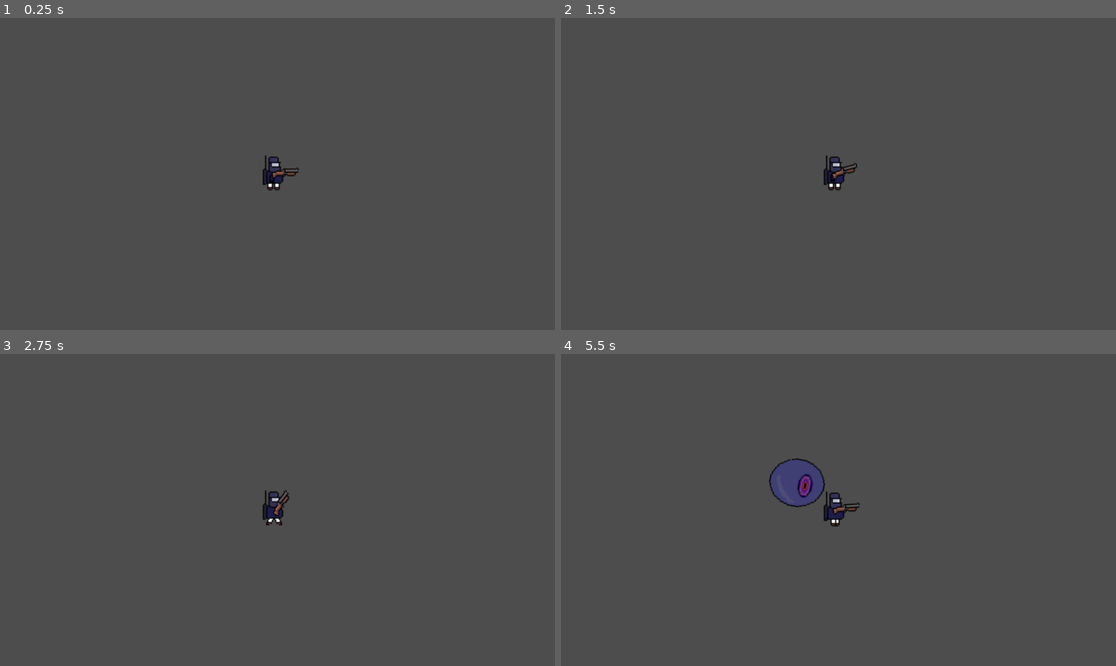
Above: before the commit, frames 1-4 (two rows, left to right).
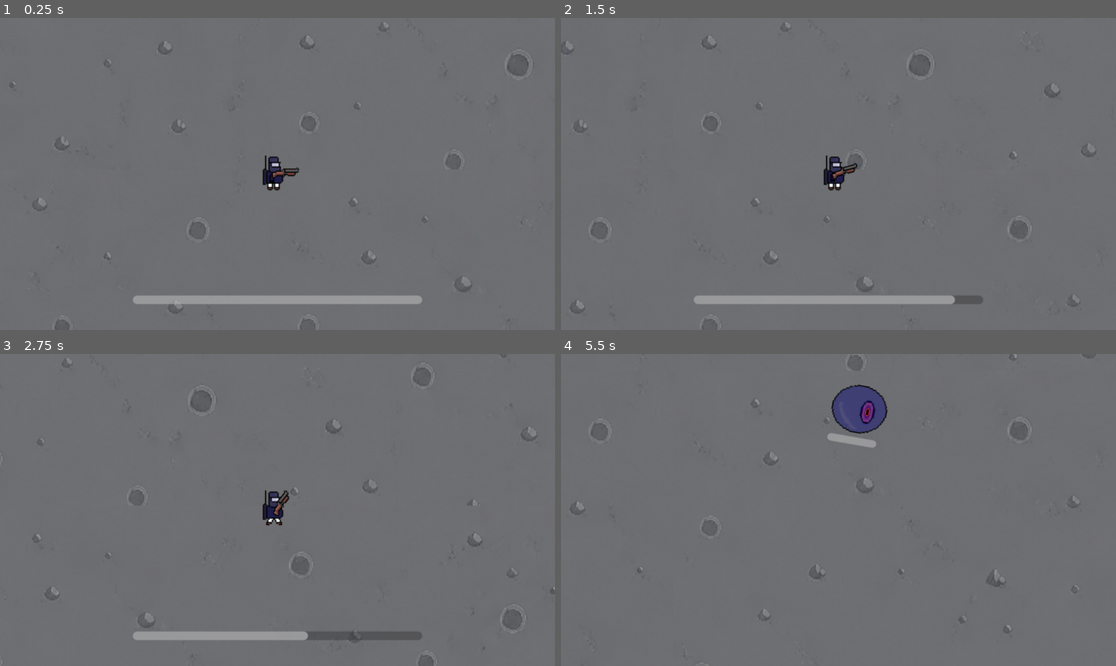
Above: after the commit, the same moments.

Repository: Albertvdw2001/buckshot-bob-gj-1
Game: Godot game, scene res://scenes/main.tscn
The game is run twice, just before and just after one commit, with the same random seed, the same clock (stepped at 60 frames per second) and the same inputs. The engine's default icon, where the game draws it, is replaced by a stand-in: a white triangle on a blue panel in a dark square.
Inputs (mouse positions are in pixels of both pictures, inside the frame that each line leads up to):
- Up to frame 1 (0.25 s): no input
- Up to frame 2 (1.5 s): tap Enter (ui_accept) at 0.5, 0.77 s; move the mouse to (960, 158) at 0.52 s; hold Right (ui_right) 0.53-1.25 s; hold Space (dash, bound only after the commit) 0.53-1.25 s; click (960, 158) at 0.67 s; drag from (727, 189) to (1115, 130) at 1.27 s
- Up to frame 3 (2.75 s): tap Enter (ui_accept) at 2 s; move the mouse to (333, 441) at 2.02 s; hold Right (ui_right) from 2.03 s (still down); hold Space (dash, bound only after the commit) from 2.03 s (still down)
- Up to frame 4 (5.5 s): release Right (ui_right) at 2.75 s; release Space (dash, bound only after the commit) at 2.75 s; drag from (810, 572) to (672, 463) at 2.77 s; move the mouse to (1005, 556) at 3.52 s; hold Left (ui_left) 3.53-4.25 s; hold Space (dash, bound only after the commit) 3.53-4.25 s; tap Enter (ui_accept) at 3.77 s; drag from (672, 463) to (755, 432) at 4.27 s; move the mouse to (866, 510) at 5.02 s; hold Down (ui_down) from 5.03 s (still down); hold Space (dash, bound only after the commit) from 5.03 s (still down); click (866, 510) at 5.17 s

The runs differ from the first frame. In frame 1, 98% of the frame differs, in the area x 0-100%, y 0-100%; in frame 2, 98%; in frame 3, 98%; in frame 4, 99%.

Commit message:
Game Jam Crunch sesh: Added dashing; background; and much more

Diff:
--- a/project.godot
+++ b/project.godot
@@ -64,6 +64,11 @@
 "events": [Object(InputEventMouseButton,"resource_local_to_scene":false,"resource_name":"","device":-1,"window_id":0,"a …(253 unchanged characters)…
 ]
 }
+dash={
+"deadzone": 0.2,
+"events": [Object(InputEventKey,"resource_local_to_scene":false,"resource_name":"","device":-1,"window_id":0,"alt_pressed":false,"shift_pressed":false,"ctrl_pressed":false,"meta_pressed":false,"pressed":false,"keycode":0,"physical_keycode":32,"key_label":0,"unicode":32,"location":0,"echo":false,"script":null)
+]
+}
 
 [rendering]
 
--- a/scenes/characters/enemy/enemy.gd
+++ b/scenes/characters/enemy/enemy.gd
@@ -17,6 +17,7 @@
 
 @onready var collision: CollisionPolygon2D = $CollisionPolygon2D
 @onready var anim_sprite: AnimatedSprite2D = $AnimatedSprite2D
+@onready var health_bar: ProgressBar = $HealthBar
 
 @export var size: sizes
 @export var num_split: int = 2
@@ -25,23 +26,32 @@
 @export var child_size_type: PackedScene = null
 var player: Player
 
+var inv_timer: float = 0.7
+
 func _ready() -> void:
 	move_speed = size_speed_map[size]
 	health = size_health_map[size]
+	health_bar.max_value = health
+	set_health_bar(health)
 
 func _process(delta: float) -> void:
+	if inv_timer > 0:
+		inv_timer -= delta
 	if health <= 0:
 		split()
 		die()
 	move_to_player(delta)
 
 func take_damage(amount: int):
+	if inv_timer > 0:
+		return
 	health -= amount
+	set_health_bar(health)
 
 func die():
-	if anim_sprite.animation != "dead":
-		anim_sprite.animation = "dead"
-	player.adjust_health(1)
+	#if anim_sprite.animation != "dead":
+#		anim_sprite.animation = "dead"
+	player.take_damage(-1)
 	queue_free()
 
 func move_to_player(delta):
@@ -64,3 +74,12 @@
 		else:
 			new_child.global_position = global_position - Vector2(5, 0)
 		get_parent().get_tree().current_scene.add_child(new_child)
+
+func set_health_bar(value: int):
+	if not health_bar:
+		return
+	if value > health_bar.max_value:
+		value = health_bar.max_value
+	if value < health_bar.min_value:
+		value = health_bar.min_value
+	health_bar.value = value
--- a/scenes/characters/enemy/enemy.tscn
+++ b/scenes/characters/enemy/enemy.tscn
@@ -24,3 +24,11 @@
 
 [node name="CollisionPolygon2D" type="CollisionPolygon2D" parent="."]
 polygon = PackedVector2Array(-6, -22, 5, -22, 11, -20, 17, -16, 21, -10, 24, -6, 24, 4, 23, 7, 21, 11, 19, 13, 14, 18, 11, 20, 8, 21, 4, 22, -6, 22, -12, 20, -18, 16, -22, 11, -24, 6, -25, 3, -25, -4, -23, -9, -20, -14, -15, -18, -12, -20)
+
+[node name="HealthBar" type="ProgressBar" parent="."]
+offset_left = -21.0
+offset_top = -33.0
+offset_right = 23.0
+offset_bottom = -26.0
+step = 1.0
+show_percentage = false
--- a/scenes/characters/enemy/medium_enemy.tscn
+++ b/scenes/characters/enemy/medium_enemy.tscn
@@ -26,3 +26,11 @@
 
 [node name="CollisionPolygon2D" type="CollisionPolygon2D" parent="."]
 polygon = PackedVector2Array(-12, -4, -9, -9, -6, -10, -3, -12, 3, -13, 7, -12, 11, -8, 14, -4, 15, -1, 14, 3, 13, 6, 9, 10, 4, 12, -4, 12, -9, 9, -13, 6, -14, -1)
+
+[node name="HealthBar" type="ProgressBar" parent="."]
+offset_left = -21.0
+offset_top = -33.0
+offset_right = 23.0
+offset_bottom = -26.0
+step = 1.0
+show_percentage = false
--- a/scenes/characters/enemy/small_enemy.tscn
+++ b/scenes/characters/enemy/small_enemy.tscn
@@ -23,3 +23,11 @@
 
 [node name="CollisionPolygon2D" type="CollisionPolygon2D" parent="."]
 polygon = PackedVector2Array(-7, -3, -4, -6, 2, -7, 5, -4, 6, -2, 6, -1, 6, 1, 6, 3, 4, 5, 2, 6, 0, 7, -2, 7, -5, 6, -8, 4, -9, 2, -9, -1, -8, -3)
+
+[node name="HealthBar" type="ProgressBar" parent="."]
+offset_left = -21.0
+offset_top = -33.0
+offset_right = 23.0
+offset_bottom = -26.0
+step = 1.0
+show_percentage = false
--- a/scenes/characters/player/player.gd
+++ b/scenes/characters/player/player.gd
@@ -1,11 +1,11 @@
 extends CharacterBody2D
 class_name Player
 
-# test
 @export var ext: PackedScene
 
 # Objects
 @onready var body_sprite = $Body
+@onready var stamina_bar: ProgressBar = $StaminaBar
 
 # global params
 var move_speed = 5000
@@ -14,12 +14,24 @@
 var current_ext
 var mouse_pos
 var has_weapon = false
-var health: int = 1 # this refer to shells but for reuse purposes im calling it health
+var health: int = 1
 var invincibility_timer: float = 0
 var flicker_anim = false
+var is_dodging = false
+
+# dash mechanic
+var dash_speed = 600
+var dash_time = 0.15
+var dash_cooldown_time = 0
+var dash_timer = 0.0
+var is_dashing = false
+var dash_direction = Vector2.ZERO
+var stamina = 100
+var stamina_refill_per_200ms: int = 2
+var stamina_refill_ticker: float = 0
+var dash_stamina_cost: int = 30
 
 func _ready() -> void:
-	print("_ready")
 	if ext:
 		equip_ext(ext)
 
@@ -31,22 +43,47 @@
 		if not flicker_anim:
 			play_flicker_anim(0.3)
 		invincibility_timer -= delta
+
 	has_weapon = current_ext != null
+
 	if get_amount_shells() <= 0:
 		die()
+
+	if not is_dodging and dash_cooldown_time <= 0:
+		stamina_refill_ticker += delta
+		if stamina_refill_ticker >= 0.2:
+			set_stamina(stamina + stamina_refill_per_200ms)
 	apply_movenent(delta)
+
 	if (velocity.x != 0 or velocity.y != 0):
 		play_walk_animation()
 	else:
 		play_idle_animation()
 
+func _input(event):
+	if event.is_action_pressed("dash") and not is_dashing:
+		start_dash()
+
 
 func apply_movenent(delta: float):
+	print(is_dashing)
 	if has_weapon:
 		mouse_pos = get_local_mouse_position()
-	var x_move = Input.get_axis("ui_left", "ui_right") * move_speed * delta
-	var y_move = Input.get_axis("ui_up", "ui_down") * move_speed * delta
-	velocity = Vector2(x_move, y_move)
+	if dash_cooldown_time > 0:
+		dash_cooldown_time -= delta
+	if dash_cooldown_time < 0:
+		dash_cooldown_time = 0
+	if is_dashing:
+		velocity = dash_direction * dash_speed
+		dash_timer -= delta
+		if dash_timer <= 0:
+			dash_cooldown_time = 3
+			is_dashing = false
+	else:
+		print(dash_direction)
+		var x_move = Input.get_axis("ui_left", "ui_right") * move_speed * delta
+		var y_move = Input.get_axis("ui_up", "ui_down") * move_speed * delta
+		velocity = Vector2(x_move, y_move)
 	apply_body_look_direction()
 	move_and_slide()
 
@@ -117,3 +154,25 @@
 	visible = true
 	await get_tree().create_timer(interval).timeout
 	flicker_anim = false
+
+func start_dash():
+	if stamina == 0:
+		return
+	is_dashing = true
+	set_stamina(stamina - dash_stamina_cost)
+	dash_timer = dash_time
+	# Use current movement input
+	dash_direction = Input.get_vector("ui_left", "ui_right", "ui_up", "ui_down")
+	# If no input, dash forward (optional fallback)
+	if dash_direction == Vector2.ZERO:
+		dash_direction = Vector2.RIGHT # or last movement direction
+	dash_direction = dash_direction.normalized()
+
+func set_stamina(value: int):
+	if stamina_bar and value > stamina_bar.max_value:
+		value = stamina_bar.max_value
+	if stamina_bar and value < stamina_bar.min_value:
+		value = stamina_bar.min_value
+	stamina = value
+	if stamina_bar:
+		stamina_bar.value = stamina
--- a/scenes/characters/player/space_guy.tscn
+++ b/scenes/characters/player/space_guy.tscn
@@ -73,6 +73,8 @@
 "speed": 5.0
 }]
 
+[sub_resource type="Theme" id="Theme_jn623"]
+
 [node name="space_guy" type="CharacterBody2D"]
 script = ExtResource("3_aw007")
 
@@ -87,3 +89,13 @@
 [node name="Camera2D" type="Camera2D" parent="."]
 scale = Vector2(-0.0746129, 0.026453)
 zoom = Vector2(2.265, 2.265)
+
+[node name="StaminaBar" type="ProgressBar" parent="."]
+offset_left = -128.0
+offset_top = 112.0
+offset_right = 128.0
+offset_bottom = 120.0
+theme = SubResource("Theme_jn623")
+step = 1.0
+value = 100.0
+show_percentage = false
--- a/scenes/game_logic.gd
+++ b/scenes/game_logic.gd
@@ -24,7 +24,13 @@
 func spawn_enemy():
 	var look_direction = player_node.position.normalized()
 	var new_enemy = enemy.instantiate() as Enemy
-	new_enemy.position = Vector2(5,5)
+	new_enemy.position = calc_enemy_spawn_loc()
 	new_enemy.player = player_node
 	new_enemy.look_at(look_direction)
 	get_tree().current_scene.add_child(new_enemy)
+
+func calc_enemy_spawn_loc() -> Vector2:
+	var spawn_radius = 100  # distance from player
+	var random_angle = randf() * TAU  # TAU = 2*PI, full 360°
+	var offset = Vector2(cos(random_angle), sin(random_angle)) * spawn_radius
+	return player_node.position + offset
--- a/scenes/main.tscn
+++ b/scenes/main.tscn
@@ -1,9 +1,10 @@
-[gd_scene load_steps=5 format=3 uid="uid://m0hqcka22y6o"]
+[gd_scene load_steps=6 format=3 uid="uid://m0hqcka22y6o"]
 
 [ext_resource type="PackedScene" uid="uid://cx0yc2x2ha45e" path="res://scenes/characters/player/space_guy.tscn" id="1_ig7tw"]
 [ext_resource type="Script" uid="uid://cv720jyhc3sdr" path="res://scenes/game_logic.gd" id="1_sugp2"]
 [ext_resource type="PackedScene" uid="uid://dp773kg3doyma" path="res://scenes/characters/enemy/enemy.tscn" id="2_0wfyh"]
 [ext_resource type="PackedScene" uid="uid://cbwo2w3qu4cv7" path="res://scenes/weapons/shotgun.tscn" id="4_jyhfs"]
+[ext_resource type="PackedScene" uid="uid://c548erosoe2t" path="res://scenes/main/background.tscn" id="5_tbgi4"]
 
 [node name="Main" type="Node2D"]
 scale = Vector2(1.03621, 0.994633)
@@ -12,3 +13,5 @@
 
 [node name="space_guy" parent="." instance=ExtResource("1_ig7tw")]
 ext = ExtResource("4_jyhfs")
+
+[node name="Background" parent="." instance=ExtResource("5_tbgi4")]
--- /dev/null
+++ b/scenes/main/background.gd
@@ -0,0 +1 @@
+extends ParallaxBackground
--- /dev/null
+++ b/scenes/main/background.tscn
@@ -0,0 +1,17 @@
+[gd_scene load_steps=3 format=3 uid="uid://c548erosoe2t"]
+
+[ext_resource type="Script" uid="uid://df1vvpxd0jhta" path="res://scenes/main/background.gd" id="1_4sxa3"]
+[ext_resource type="Texture2D" uid="uid://b71h3cb7s87dh" path="res://scenes/main/floor.png" id="1_jblga"]
+
+[node name="Background" type="ParallaxBackground"]
+script = ExtResource("1_4sxa3")
+
+[node name="ParallaxLayer" type="ParallaxLayer" parent="."]
+position = Vector2(-9, -4)
+motion_mirroring = Vector2(1220.44, 784.775)
+
+[node name="Sprite2D" type="Sprite2D" parent="ParallaxLayer"]
+position = Vector2(3, 0)
+scale = Vector2(0.730121, 0.851866)
+texture = ExtResource("1_jblga")
+centered = false
--- /dev/null
+++ b/scenes/texture_rect.gd
@@ -0,0 +1,6 @@
+extends TextureRect
+
+@onready var camera = get_viewport().get_camera_2d()
+
+func _process(delta):
+	position = camera.global_position * 0.9
--- a/scenes/weapons/shotgun.gd
+++ b/scenes/weapons/shotgun.gd
@@ -70,7 +70,8 @@
 			spawn_shell(direction)
 
 func inc_shells(amount: int):
-	amount_shells += amount
+	if amount_shells < 8:
+		amount_shells += amount
 
 # spawns ("instantiates") a new instance of object assigned to bullet_scene
 # inside shell_spawnera
@@ -88,7 +89,6 @@
 	return total_shot_spread / amount_shells
 	#todo: refine
 
-
 func _on_animation_finished():
 	if anim_sprite.animation == shoot_animation:
 		print("switch to reload")
Not shown: 1 places in scenes/characters/player/space_guy.tscn that only renumber resources
Not shown, added: scenes/main/background.gd.uid
Binary file added: scenes/main/floor.png
Not shown, added: scenes/main/floor.png.import
Not shown, added: scenes/texture_rect.gd.uid
